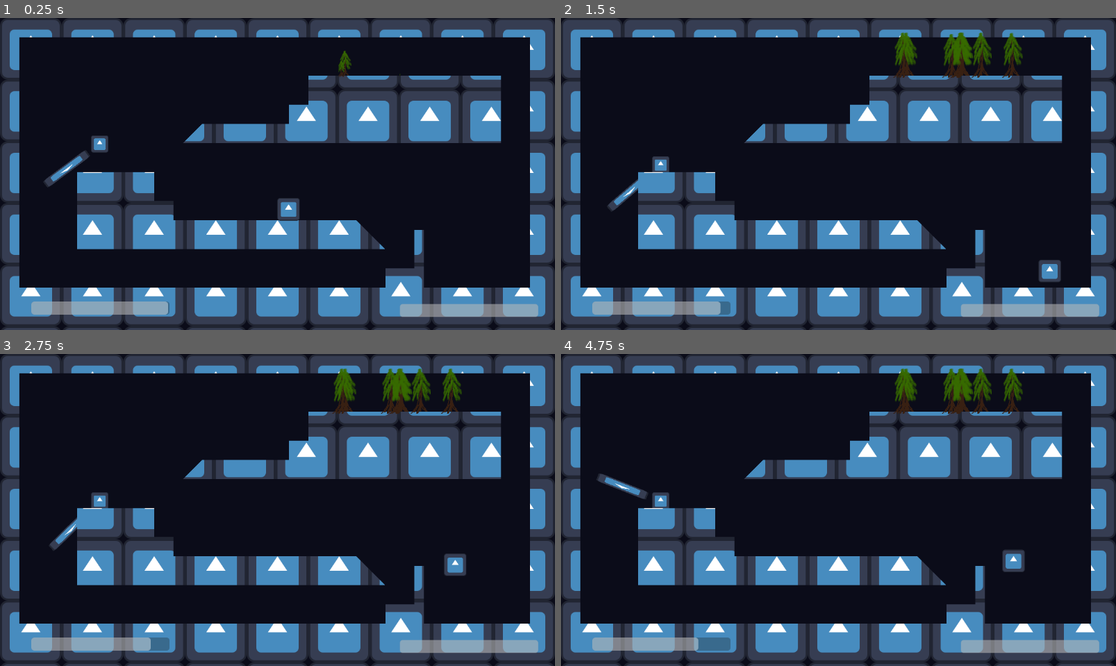
Above: before the commit, frames 1-4 (two rows, left to right).
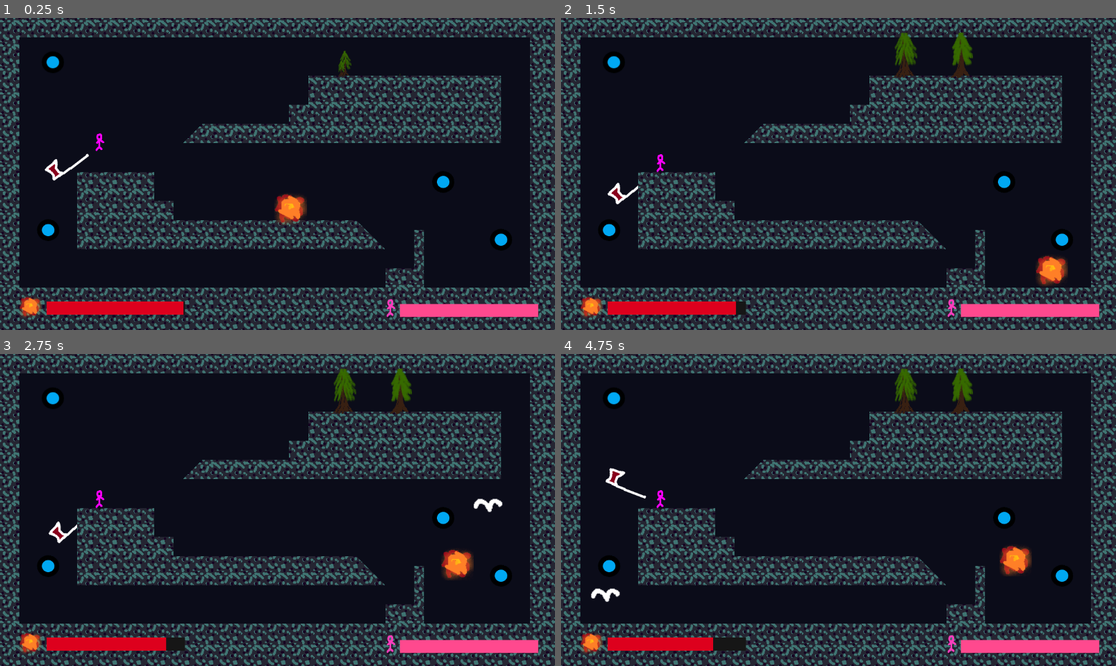
Above: after the commit, the same moments.

Repository: Kurooco/trijam348
Game: Godot game, scene res://scenes/level_1.tscn
Same seed, same stepped clock (60 frames per second), same inputs: the game is played once before the commit and once after it. The engine's default icon, where the game draws it, is replaced by a stand-in: a white triangle on a blue panel in a dark square.
Inputs:
- Up to frame 1 (0.25 s): no input
- Up to frame 2 (1.5 s): hold D (right_f) from 0.53 s (still down); tap W (jump_f) at 0.77 s
- Up to frame 3 (2.75 s): tap W (jump_f) at 1.52 s; release D (right_f) at 2.03 s; hold A (left_f) from 2.03 s (still down)
- Up to frame 4 (4.75 s): release A (left_f) at 2.78 s; hold D (right_f) 2.78-4.28 s; tap W (jump_f) at 3.02, 3.77, 4.52 s; hold A (left_f) from 4.28 s (still down)

The runs differ from the first frame. In frame 1, 40% of the frame differs, in the area x 0-100%, y 0-100%; in frame 2, 40%; in frame 3, 41%; in frame 4, 41%.

Commit message:
before hard coding ending

Diff:
--- /dev/null
+++ b/art/back.tres
@@ -0,0 +1,4 @@
+[gd_resource type="StyleBoxFlat" format=3 uid="uid://csolunvfjfif0"]
+
+[resource]
+bg_color = Color(0.0885599, 0.0885599, 0.0885599, 1)
--- a/project.godot
+++ b/project.godot
@@ -21,6 +21,7 @@
 person=""
 tree_spawner=""
 tree=""
+enemy_spawner=""
 
 [input]
 
--- /dev/null
+++ b/scenes/bat.gd
@@ -0,0 +1,31 @@
+extends CharacterBody2D
+
+
+const SPEED = 400.0
+const JUMP_VELOCITY = -500.0
+const MOVE_TIME = .5
+
+var time = 0
+var dir = 0
+var move_vel = Vector2.ZERO
+
+func _physics_process(delta):
+	time += delta
+	if(time >= MOVE_TIME):
+		time = 0
+		dir = randf()*PI*2
+		move_vel = Vector2.from_angle(dir)*SPEED
+
+	if(is_on_wall()):
+		move_vel.x *= -1
+	if(is_on_ceiling() || is_on_floor()):
+		move_vel.y *= -1
+
+	velocity = move_vel
+
+	move_and_slide()
+
+
+
+func _on_health_component_killed():
+	queue_free()
--- /dev/null
+++ b/scenes/bat.tscn
@@ -0,0 +1,69 @@
+[gd_scene load_steps=12 format=3 uid="uid://ndvyk6cda3ug"]
+
+[ext_resource type="Script" uid="uid://ssh82wy6kosa" path="res://scenes/bat.gd" id="1_cnldk"]
+[ext_resource type="Texture2D" uid="uid://dt8t353q1sk84" path="res://art/bat.png" id="2_48wkk"]
+[ext_resource type="PackedScene" uid="uid://7tkupanahbib" path="res://scenes/weapon_area.tscn" id="3_48wkk"]
+[ext_resource type="PackedScene" uid="uid://dl7ed1erl7kmp" path="res://scenes/hurt_area.tscn" id="4_lv0ya"]
+[ext_resource type="PackedScene" uid="uid://mjqwrsmls811" path="res://scenes/health_component.tscn" id="5_5fn3r"]
+
+[sub_resource type="RectangleShape2D" id="RectangleShape2D_cnldk"]
+size = Vector2(40, 40)
+
+[sub_resource type="AtlasTexture" id="AtlasTexture_ss3tx"]
+atlas = ExtResource("2_48wkk")
+region = Rect2(0, 0, 50, 50)
+
+[sub_resource type="AtlasTexture" id="AtlasTexture_lv0ya"]
+atlas = ExtResource("2_48wkk")
+region = Rect2(50, 0, 50, 50)
+
+[sub_resource type="SpriteFrames" id="SpriteFrames_5fn3r"]
+animations = [{
+"frames": [{
+"duration": 1.0,
+"texture": SubResource("AtlasTexture_ss3tx")
+}, {
+"duration": 1.0,
+"texture": SubResource("AtlasTexture_lv0ya")
+}],
+"loop": true,
+"name": &"default",
+"speed": 7.0
+}]
+
+[sub_resource type="RectangleShape2D" id="RectangleShape2D_ss3tx"]
+size = Vector2(60, 60)
+
+[sub_resource type="RectangleShape2D" id="RectangleShape2D_lv0ya"]
+size = Vector2(50, 50)
+
+[node name="Bat" type="CharacterBody2D"]
+collision_layer = 0
+script = ExtResource("1_cnldk")
+
+[node name="CollisionShape2D" type="CollisionShape2D" parent="."]
+shape = SubResource("RectangleShape2D_cnldk")
+
+[node name="Sprite2D" type="AnimatedSprite2D" parent="."]
+scale = Vector2(1.68594, 1.68594)
+sprite_frames = SubResource("SpriteFrames_5fn3r")
+autoplay = "default"
+frame_progress = 0.84239
+
+[node name="WeaponArea" parent="." instance=ExtResource("3_48wkk")]
+damage = 20.0
+
+[node name="CollisionShape2D" type="CollisionShape2D" parent="WeaponArea"]
+shape = SubResource("RectangleShape2D_ss3tx")
+
+[node name="HurtArea" parent="." node_paths=PackedStringArray("health_component") instance=ExtResource("4_lv0ya")]
+collision_layer = 4
+health_component = NodePath("../HealthComponent")
+
+[node name="CollisionShape2D" type="CollisionShape2D" parent="HurtArea"]
+shape = SubResource("RectangleShape2D_lv0ya")
+
+[node name="HealthComponent" parent="." instance=ExtResource("5_5fn3r")]
+max_health = 1.0
+
+[connection signal="killed" from="HealthComponent" to="." method="_on_health_component_killed"]
--- /dev/null
+++ b/scenes/enemy_spawner.gd
@@ -0,0 +1,6 @@
+extends Sprite2D
+
+func spawn():
+	var tree : Node = load("res://scenes/bat.tscn").instantiate()
+	tree.global_position = global_position
+	get_tree().current_scene.call_deferred("add_child",tree)
--- /dev/null
+++ b/scenes/enemy_spawner.tscn
@@ -0,0 +1,8 @@
+[gd_scene load_steps=3 format=3 uid="uid://tixfnhbdtsps"]
+
+[ext_resource type="Texture2D" uid="uid://mxr5wjt8mler" path="res://art/hole.png" id="1_ks1gq"]
+[ext_resource type="Script" uid="uid://c4tg3xw6h1chx" path="res://scenes/enemy_spawner.gd" id="2_devoi"]
+
+[node name="EnemySpawner" type="Sprite2D" groups=["enemy_spawner"]]
+texture = ExtResource("1_ks1gq")
+script = ExtResource("2_devoi")
--- a/scenes/fire.tscn
+++ b/scenes/fire.tscn
@@ -1,15 +1,19 @@
-[gd_scene load_steps=7 format=3 uid="uid://bx4o43qth1rfd"]
+[gd_scene load_steps=9 format=3 uid="uid://bx4o43qth1rfd"]
 
-[ext_resource type="Texture2D" uid="uid://cyff6a50y5yhy" path="res://icon.svg" id="1_52nqi"]
 [ext_resource type="Script" uid="uid://bh4tysvfqg84l" path="res://scripts/fire.gd" id="1_xqmqg"]
+[ext_resource type="Texture2D" uid="uid://5t73qqxnw3iu" path="res://art/fireball.png" id="2_txieb"]
 [ext_resource type="PackedScene" uid="uid://7tkupanahbib" path="res://scenes/weapon_area.tscn" id="3_g5mbl"]
 [ext_resource type="PackedScene" uid="uid://mjqwrsmls811" path="res://scenes/health_component.tscn" id="4_rach5"]
+[ext_resource type="StyleBox" uid="uid://csolunvfjfif0" path="res://art/back.tres" id="4_txieb"]
 
 [sub_resource type="RectangleShape2D" id="RectangleShape2D_xqmqg"]
 size = Vector2(41, 41)
 
 [sub_resource type="RectangleShape2D" id="RectangleShape2D_rach5"]
 size = Vector2(42, 41)
+
+[sub_resource type="StyleBoxFlat" id="StyleBoxFlat_4l61p"]
+bg_color = Color(0.867934, 0, 0.114928, 1)
 
 [node name="CharacterBody2D" type="CharacterBody2D" groups=["fire"]]
 collision_layer = 0
@@ -20,9 +24,9 @@
 shape = SubResource("RectangleShape2D_xqmqg")
 
 [node name="Sprite2D" type="Sprite2D" parent="."]
-position = Vector2(-0.999996, 3.8147e-06)
-scale = Vector2(0.367188, 0.367188)
-texture = ExtResource("1_52nqi")
+position = Vector2(3, -0.999996)
+scale = Vector2(1.34359, 1.34359)
+texture = ExtResource("2_txieb")
 
 [node name="WeaponArea" parent="." instance=ExtResource("3_g5mbl")]
 collision_mask = 6
@@ -35,11 +39,19 @@
 [node name="CanvasLayer" type="CanvasLayer" parent="."]
 
 [node name="HealthBar" type="ProgressBar" parent="CanvasLayer"]
-offset_left = 65.0
+offset_left = 97.0
 offset_top = 589.0
-offset_right = 352.0
+offset_right = 384.0
 offset_bottom = 616.0
+theme_override_styles/background = ExtResource("4_txieb")
+theme_override_styles/fill = SubResource("StyleBoxFlat_4l61p")
+value = 50.0
 show_percentage = false
+
+[node name="Sprite2D2" type="Sprite2D" parent="CanvasLayer"]
+position = Vector2(63, 600)
+scale = Vector2(0.911797, 0.911797)
+texture = ExtResource("2_txieb")
 
 [node name="HealthComponent" parent="." instance=ExtResource("4_rach5")]
 drain = 5.0
--- a/scenes/level_1.gd
+++ b/scenes/level_1.gd
@@ -29,3 +29,9 @@
 	s.spawn_trees()
 	s.trees_removed.connect(new_trees.bind(s))
 	await s.trees_spawned
+
+
+func _on_enemy_timer_timeout():
+	var s_list = get_tree().get_nodes_in_group("enemy_spawner")
+	var s = s_list.pick_random()
+	s.spawn()
--- a/scenes/level_1.tscn
+++ b/scenes/level_1.tscn
@@ -1,10 +1,11 @@
-[gd_scene load_steps=7 format=3 uid="uid://uoxqxlnund4b"]
+[gd_scene load_steps=8 format=3 uid="uid://uoxqxlnund4b"]
 
 [ext_resource type="PackedScene" uid="uid://31daujt3lhts" path="res://scenes/person.tscn" id="1_014kd"]
 [ext_resource type="Script" uid="uid://cmhtdk12wkdnl" path="res://scenes/level_1.gd" id="1_bswci"]
-[ext_resource type="Texture2D" uid="uid://cyff6a50y5yhy" path="res://icon.svg" id="2_rus8k"]
+[ext_resource type="Texture2D" uid="uid://cexmdllpkvl18" path="res://art/what.png" id="2_fcfvj"]
 [ext_resource type="PackedScene" uid="uid://bx4o43qth1rfd" path="res://scenes/fire.tscn" id="4_5xbjy"]
 [ext_resource type="PackedScene" uid="uid://hks6mc1xiqi1" path="res://scenes/tree_spawner.tscn" id="6_fcfvj"]
+[ext_resource type="PackedScene" uid="uid://tixfnhbdtsps" path="res://scenes/enemy_spawner.tscn" id="6_pa8r4"]
 
 [sub_resource type="Curve2D" id="Curve2D_4nkto"]
 _data = {
@@ -15,12 +16,13 @@
 [node name="Level1" type="Node2D" node_paths=PackedStringArray("collision_node")]
 script = ExtResource("1_bswci")
 collision_node = NodePath("Collsion")
-texture = ExtResource("2_rus8k")
+texture = ExtResource("2_fcfvj")
 
 [node name="Person" parent="." instance=ExtResource("1_014kd")]
 position = Vector2(206, 234)
 
 [node name="Collsion" type="Node2D" parent="."]
+modulate = Color(0.458405, 0.458405, 0.458405, 1)
 
 [node name="StaticBody2D" type="StaticBody2D" parent="Collsion"]
 
@@ -45,3 +47,20 @@
 
 [node name="TreeSpawner2" parent="." instance=ExtResource("6_fcfvj")]
 curve = SubResource("Curve2D_4nkto")
+
+[node name="Sprite2D" parent="." instance=ExtResource("6_pa8r4")]
+position = Vector2(109.732, 91.3911)
+
+[node name="Sprite2D2" parent="." instance=ExtResource("6_pa8r4")]
+position = Vector2(920, 340)
+
+[node name="Sprite2D3" parent="." instance=ExtResource("6_pa8r4")]
+position = Vector2(1040, 460)
+
+[node name="Sprite2D4" parent="." instance=ExtResource("6_pa8r4")]
+position = Vector2(100, 440)
+
+[node name="EnemyTimer" type="Timer" parent="."]
+autostart = true
+
+[connection signal="timeout" from="EnemyTimer" to="." method="_on_enemy_timer_timeout"]
--- /dev/null
+++ b/scenes/level_handler.gd
@@ -0,0 +1 @@
+extends Node
--- /dev/null
+++ b/scenes/level_handler.tscn
@@ -0,0 +1,3 @@
+[gd_scene format=3 uid="uid://uds0yw3h8c5h"]
+
+[node name="LevelHandler" type="Node"]
--- a/scenes/person.tscn
+++ b/scenes/person.tscn
@@ -1,18 +1,23 @@
-[gd_scene load_steps=9 format=3 uid="uid://31daujt3lhts"]
+[gd_scene load_steps=12 format=3 uid="uid://31daujt3lhts"]
 
 [ext_resource type="Script" uid="uid://dujd4s6s14307" path="res://scripts/person.gd" id="1_5dovg"]
-[ext_resource type="Texture2D" uid="uid://cyff6a50y5yhy" path="res://icon.svg" id="1_c62xm"]
+[ext_resource type="Texture2D" uid="uid://oi5l4sk7m25x" path="res://art/person.png" id="2_2jjoq"]
 [ext_resource type="PackedScene" uid="uid://mjqwrsmls811" path="res://scenes/health_component.tscn" id="3_h4n5y"]
 [ext_resource type="PackedScene" uid="uid://dl7ed1erl7kmp" path="res://scenes/hurt_area.tscn" id="4_h4n5y"]
 [ext_resource type="PackedScene" uid="uid://7tkupanahbib" path="res://scenes/weapon_area.tscn" id="5_8487m"]
+[ext_resource type="StyleBox" uid="uid://csolunvfjfif0" path="res://art/back.tres" id="5_pfaeq"]
+[ext_resource type="Texture2D" uid="uid://5fak2ietjug6" path="res://art/ax.png" id="7_2jjoq"]
 
 [sub_resource type="RectangleShape2D" id="RectangleShape2D_5dovg"]
 size = Vector2(32, 31)
 
 [sub_resource type="RectangleShape2D" id="RectangleShape2D_8487m"]
 
+[sub_resource type="StyleBoxFlat" id="StyleBoxFlat_8487m"]
+bg_color = Color(1, 0.286323, 0.554893, 1)
+
 [sub_resource type="RectangleShape2D" id="RectangleShape2D_pfaeq"]
-size = Vector2(112, 20)
+size = Vector2(94, 20)
 
 [node name="Person" type="CharacterBody2D" groups=["person"]]
 collision_layer = 0
@@ -23,9 +28,10 @@
 shape = SubResource("RectangleShape2D_5dovg")
 
 [node name="Sprite2D" type="Sprite2D" parent="."]
-position = Vector2(1, -1)
-scale = Vector2(0.28125, 0.28125)
-texture = ExtResource("1_c62xm")
+self_modulate = Color(1, 0, 1, 1)
+position = Vector2(0, -4)
+scale = Vector2(0.740625, 0.740625)
+texture = ExtResource("2_2jjoq")
 
 [node name="HealthComponent" parent="." instance=ExtResource("3_h4n5y")]
 
@@ -42,7 +48,16 @@
 offset_top = 594.0
 offset_right = 1117.0
 offset_bottom = 621.0
+theme_override_styles/background = ExtResource("5_pfaeq")
+theme_override_styles/fill = SubResource("StyleBoxFlat_8487m")
+value = 50.0
 show_percentage = false
+
+[node name="Sprite2D2" type="Sprite2D" parent="CanvasLayer"]
+modulate = Color(1, 0.239501, 0.746766, 1)
+position = Vector2(810, 603)
+scale = Vector2(0.740625, 0.740625)
+texture = ExtResource("2_2jjoq")
 
 [node name="RotatePivot" type="Node2D" parent="."]
 
@@ -50,10 +65,10 @@
 collision_mask = 8
 
 [node name="CollisionShape2D" type="CollisionShape2D" parent="RotatePivot/WeaponArea"]
-position = Vector2(83, 0)
+position = Vector2(74, 0)
 shape = SubResource("RectangleShape2D_pfaeq")
 
 [node name="Sprite2D" type="Sprite2D" parent="RotatePivot/WeaponArea"]
-position = Vector2(84.5, 0)
-scale = Vector2(0.867188, 0.140625)
-texture = ExtResource("1_c62xm")
+position = Vector2(75, 10)
+rotation = 1.55834
+texture = ExtResource("7_2jjoq")
--- a/scenes/tree_2.tscn
+++ b/scenes/tree_2.tscn
@@ -12,6 +12,7 @@
 collision_layer = 8
 script = ExtResource("2_rokvb")
 health_component = NodePath("HealthComponent")
+always_hurt_on_pass = true
 
 [node name="Sprite2D" type="Sprite2D" parent="." index="1"]
 scale = Vector2(1e-05, 1e-05)
--- a/scenes/tree_spawner.gd
+++ b/scenes/tree_spawner.gd
@@ -5,7 +5,7 @@
 signal trees_removed
 
 func spawn_trees():
-	for i in range(randi_range(3, 10)):
+	for i in range(randi_range(3, 5)):
 		var tree : Node = load("res://scenes/tree_2.tscn").instantiate()
 		$Point.progress_ratio = randf()
 		tree.global_position = $Point.global_position
--- a/scenes/wood_piece.tscn
+++ b/scenes/wood_piece.tscn
@@ -1,10 +1,10 @@
 [gd_scene load_steps=3 format=3 uid="uid://cb10l0lmw76os"]
 
-[ext_resource type="Texture2D" uid="uid://cyff6a50y5yhy" path="res://icon.svg" id="1_vjgaq"]
+[ext_resource type="Texture2D" uid="uid://xnbslt1nnh0d" path="res://art/wood.png" id="1_vjgaq"]
 [ext_resource type="Script" uid="uid://b0fd154cu48ji" path="res://scripts/wood_piece.gd" id="1_yeost"]
 
 [node name="WoodPiece" type="Sprite2D"]
-position = Vector2(5, 2)
-scale = Vector2(0.445313, 0.445313)
+position = Vector2(2, -1)
+scale = Vector2(1.61133, 1.61133)
 texture = ExtResource("1_vjgaq")
 script = ExtResource("1_yeost")
--- a/scripts/hurt_area.gd
+++ b/scripts/hurt_area.gd
@@ -2,7 +2,7 @@
 class_name HurtArea
 
 @export var health_component : Node
-@export var hurt_only_on_pass = false
+@export var always_hurt_on_pass = false
 
 signal invicibility_ended
 signal hurt(amount)
@@ -18,7 +18,7 @@
 		hurt.emit(amount)
 		health_component.change_health(-amount)
 		if($InvincibleTimer.wait_time > 0):
-			invincible = true
+			invincible = !always_hurt_on_pass
 			$InvincibleTimer.start()
 
 func _on_invincible_timer_timeout():
--- a/scripts/weapon_area.gd
+++ b/scripts/weapon_area.gd
@@ -15,8 +15,7 @@
 func _on_area_entered(area):
 	if(area is HurtArea):
 		area.hit(damage)
-		if(!area.hurt_only_on_pass):
-			area.invicibility_ended.connect(hurt_again.bind(area))
+		area.invicibility_ended.connect(hurt_again.bind(area))
 
 func hurt_again(area):
 	if(is_instance_valid(area)):
Binary file added: art/ax.png
Not shown, added: art/ax.png.import
Binary file added: art/bat.png
Not shown, added: art/bat.png.import
Binary file added: art/fireball.png
Not shown, added: art/fireball.png.import
Binary file added: art/hole.png
Not shown, added: art/hole.png.import
Binary file added: art/person.png
Not shown, added: art/person.png.import
Binary file added: art/what.png
Not shown, added: art/what.png.import
(and 5 more such lines)
